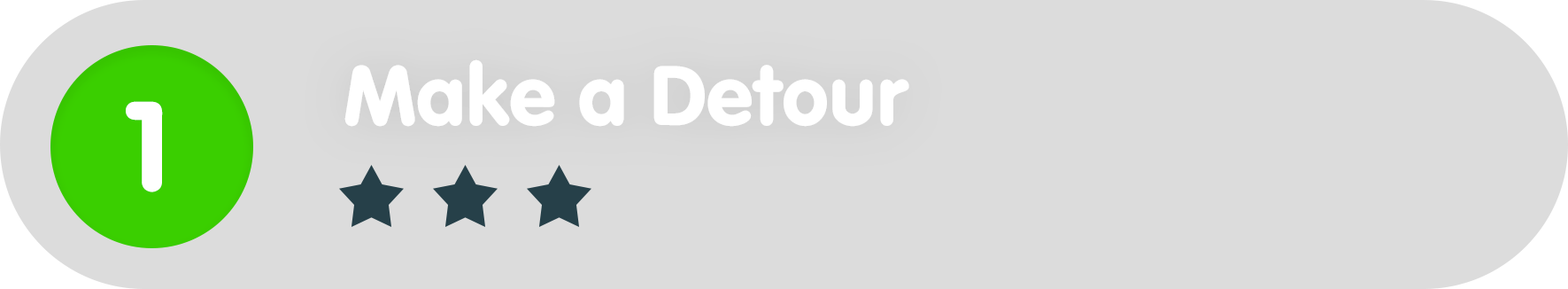
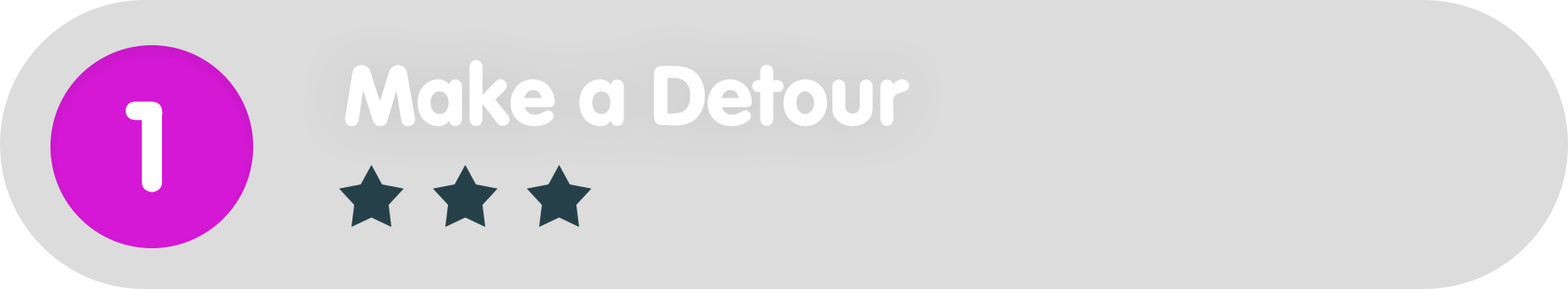
Layered file, before and after one edit (1568 x 289). Changes by layer:
painted on "Ellipse_green" over (x1=50, y1=45, x2=254, y2=248)
